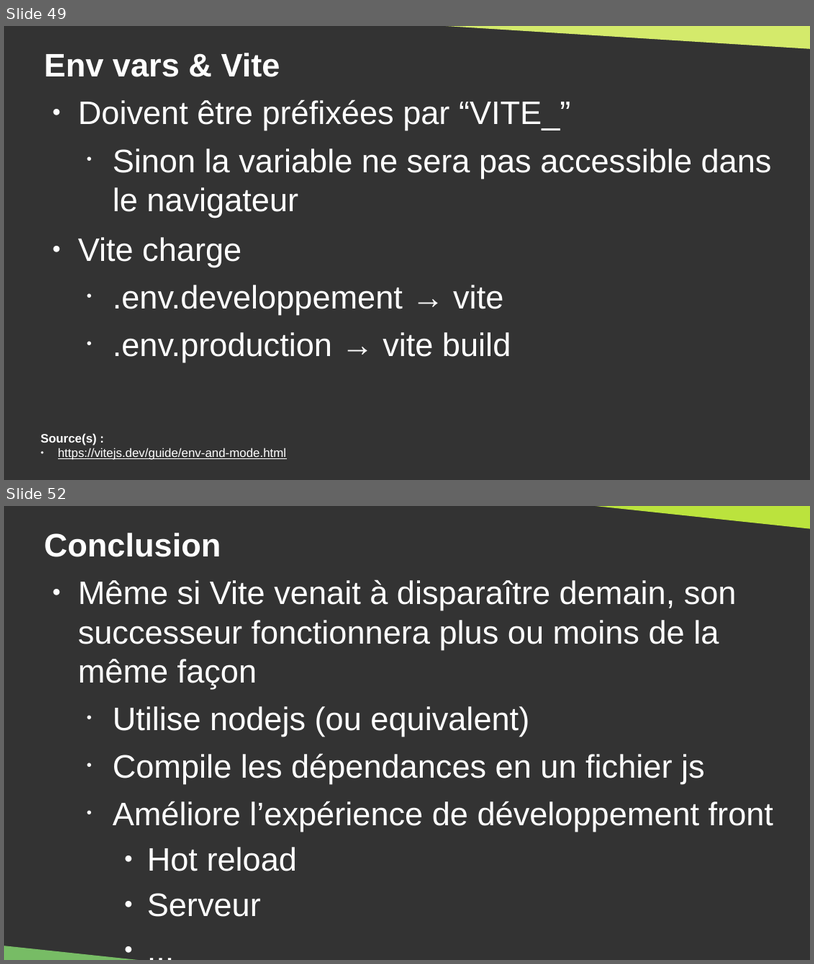
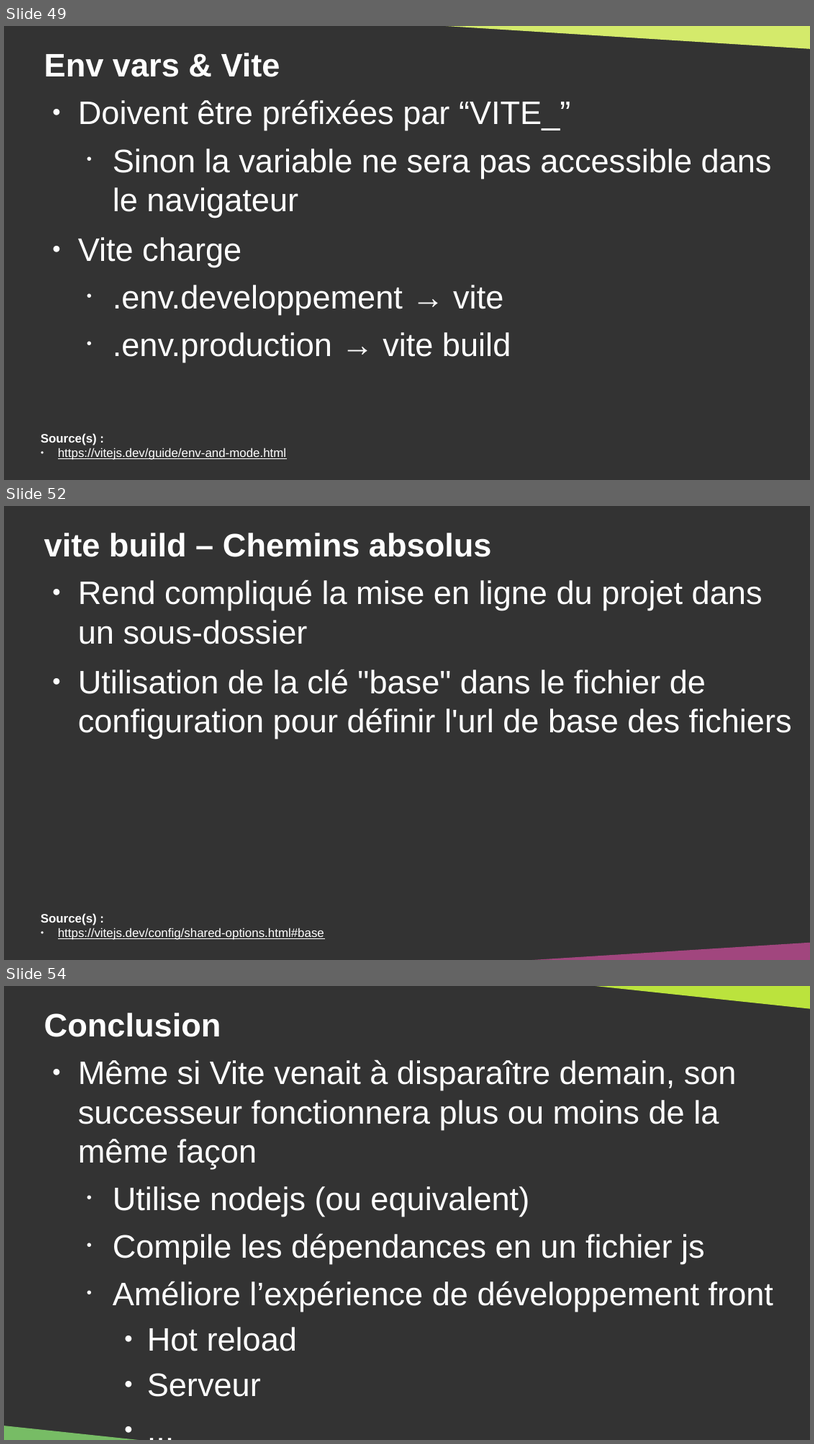
Before and after one commit to DanYellow/cours, a slide deck: developpement-front-s5/travaux-pratiques/numero-4/presentation.odp. Shown one above the other, each under a label of ours: slides 49 and 52 before the commit, slides 49, 52 and 54 after it; the slides between them are not shown. The pictures are 814x964 and 814x1444 pixels, drawn with LibreOffice and Linux fonts; fonts in the diff are those of the drawing. Boxes give left, top, right and bottom in pixels: in the first picture for what was removed or moved away, otherwise in the second. Text is boxed around its words. In the diff, an @@ line names an element or a change of style, - is before the commit and + after.

Commit message:
developpement-front-s5 - Add build with vite slides

```diff
--- a/developpement-front-s5/travaux-pratiques/numero-4/presentation.odp
+++ b/developpement-front-s5/travaux-pratiques/numero-4/presentation.odp
@@ slide 52 added at (x1=4, y1=506, x2=810, y2=960), background #333333 @@
@@ title added at (x1=44, y1=533, x2=492, y2=557), 32 pt, text #FFFFFF, bold @@
+vite build – Chemins absolus
@@ text added at (x1=78, y1=579, x2=792, y2=738), 32 pt, text #FFFFFF @@
+● Rend compliqué la mise en ligne du projet dans un sous-dossier
+● Utilisation de la clé "base" dans le fichier de configuration pour définir l'url de base des fichiers
@@ text added at (x1=41, y1=913, x2=324, y2=939), 12 pt, text #FFFFFF, underline @@
+Source(s) :
+● https://vitejs.dev/config/shared-options.html#base
@@ right triangle added at (x1=421, y1=941, x2=810, y2=960), fill #A1467E @@
@@ what was slide 52 is now slide 54 @@
```
Also in this commit, not shown: 7 slides changed, 1 other slide added, 1 other file.
